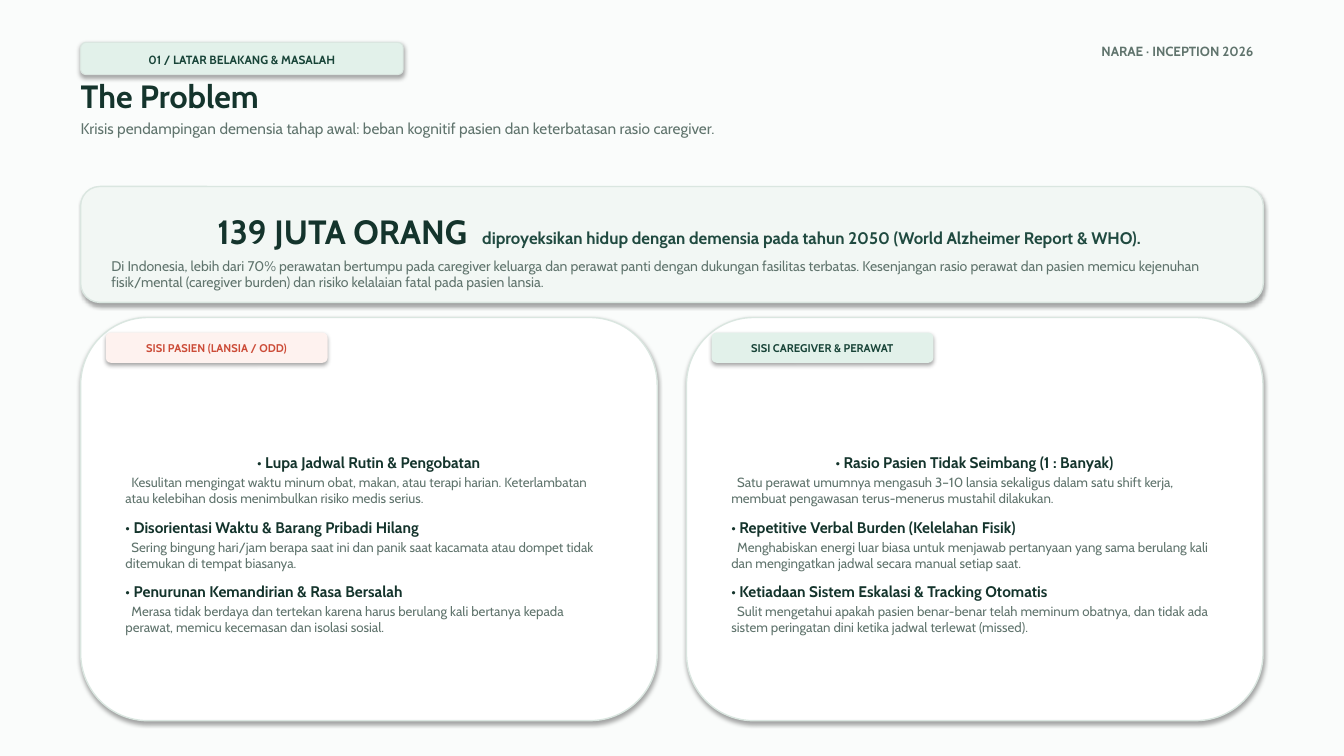
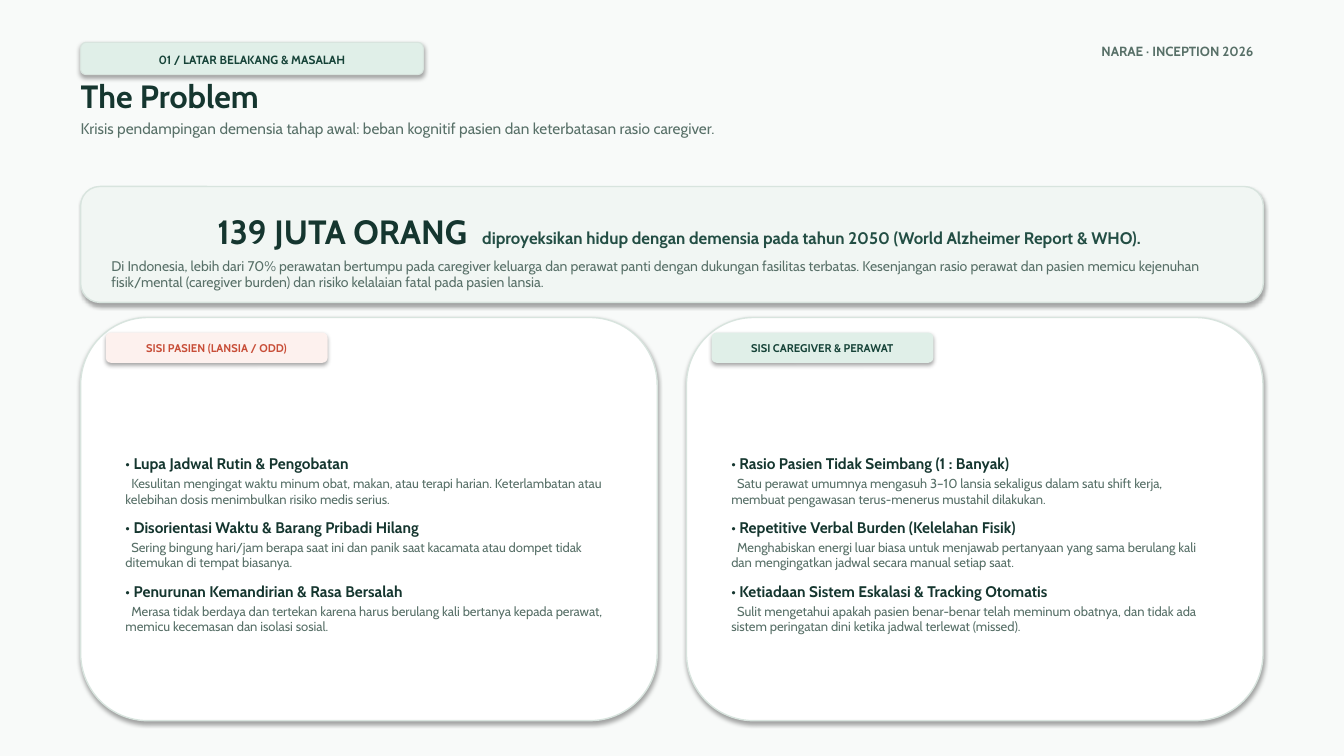
Before and after one commit to MichaelB232/narae, a slide deck: slide 2 of NARAE_Pitch_Deck.pptx. Drawn at 1344x756 pixels with LibreOffice and Linux fonts; fonts in the diff are those of the drawing. Boxes give left, top, right and bottom in pixels: in the first picture for what was removed or moved away, otherwise in the second. Text is boxed around its words. In the diff, an @@ line names an element or a change of style, - is before the commit and + after.

```diff
--- a/NARAE_Pitch_Deck.pptx
+++ b/NARAE_Pitch_Deck.pptx
@@ rectangle at [0, 0, 1344, 756]: fill #FAFCFB to #F8FAF9 @@
@@ rounded rectangle "01 / LATAR BELAKANG & ...": place and size @@
-rounded rectangle "01 / LATAR BELAKANG & ..." at [81, 42, 403, 75]
+rounded rectangle "01 / LATAR BELAKANG & ..." at [81, 42, 423, 75]
@@ rounded rectangle "01 / LATAR BELAKANG & ..." at [81, 42, 423, 75]: text colour #184438 to #164338; fill #E2F1EA to #E0EFE8; outline #DAE6E0 0.75 pt to #D8E4DE 0.75 pt @@
@@ text "The Problem" at [81, 84, 715, 138]: text colour #14342C to #15362F in "The Problem"; text colour #60746D to #587068 in "Krisis pendampingan demensia tahap awal: beban kognitif ..." @@
@@ rounded rectangle "• Lupa Jadwal Rutin & ..." at [81, 318, 657, 721]: text colour #14342C to #15362F in "• Lupa Jadwal Rutin & Pengobatan", "• Disorientasi Waktu & Barang Pribadi Hilang", "• Penurunan Kemandirian & Rasa Bersalah"; size 9.5 to 9.3 pt, text colour #60746D to #587068 in "Kesulitan mengingat waktu minum obat, makan, atau ...", "Sering bingung hari/jam berapa saat ini dan ...", "Merasa tidak berdaya dan tertekan karena harus ..."; alignment centre to left; outline #DAE6E0 1 pt to #D8E4DE 1 pt @@
@@ rounded rectangle "• Rasio Pasien Tidak Seimbang ..." at [687, 318, 1263, 721]: text colour #14342C to #15362F in "• Rasio Pasien Tidak Seimbang (1 : ...", "• Repetitive Verbal Burden (Kelelahan Fisik)", "• Ketiadaan Sistem Eskalasi & Tracking Otomatis"; size 9.5 to 9.3 pt, text colour #60746D to #587068 in "Satu perawat umumnya mengasuh 3–10 lansia sekaligus ...", "Menghabiskan energi luar biasa untuk menjawab pertanyaan ...", "Sulit mengetahui apakah pasien benar-benar telah meminum ..."; alignment centre to left; outline #DAE6E0 1 pt to #D8E4DE 1 pt @@
```
Also in this commit, not shown: 8 other slides changed, 3 other files.
